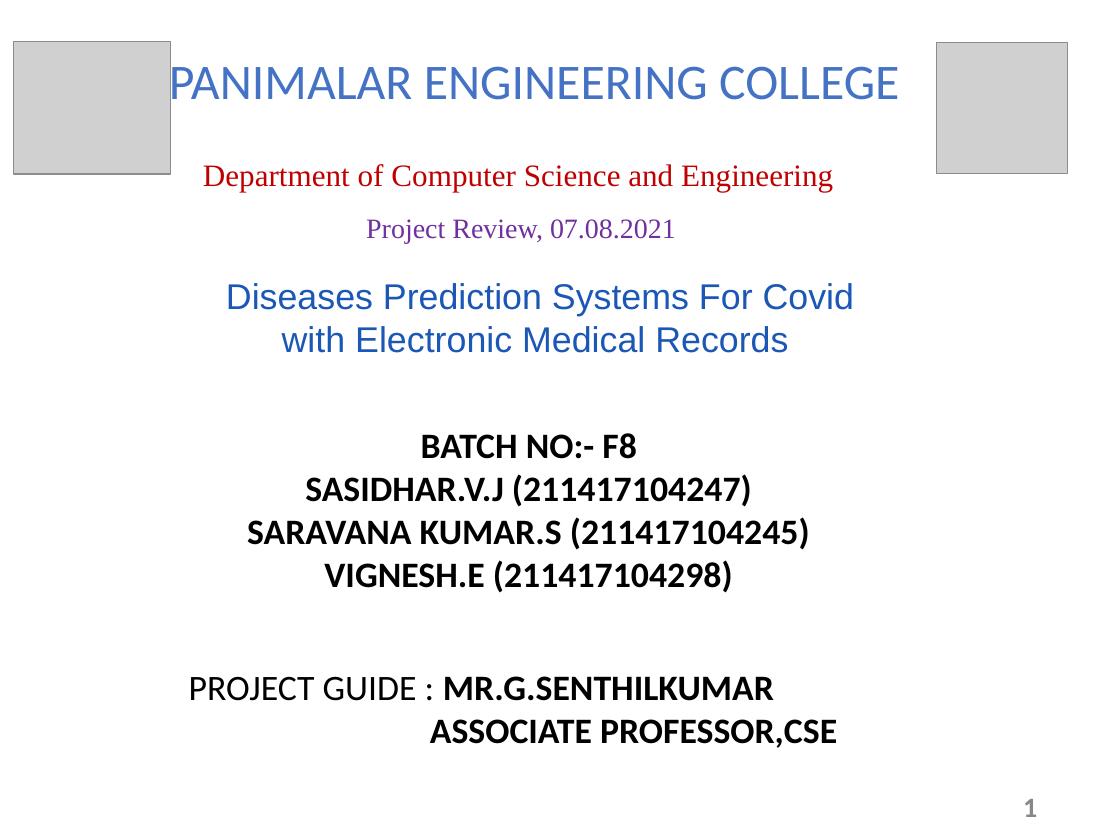
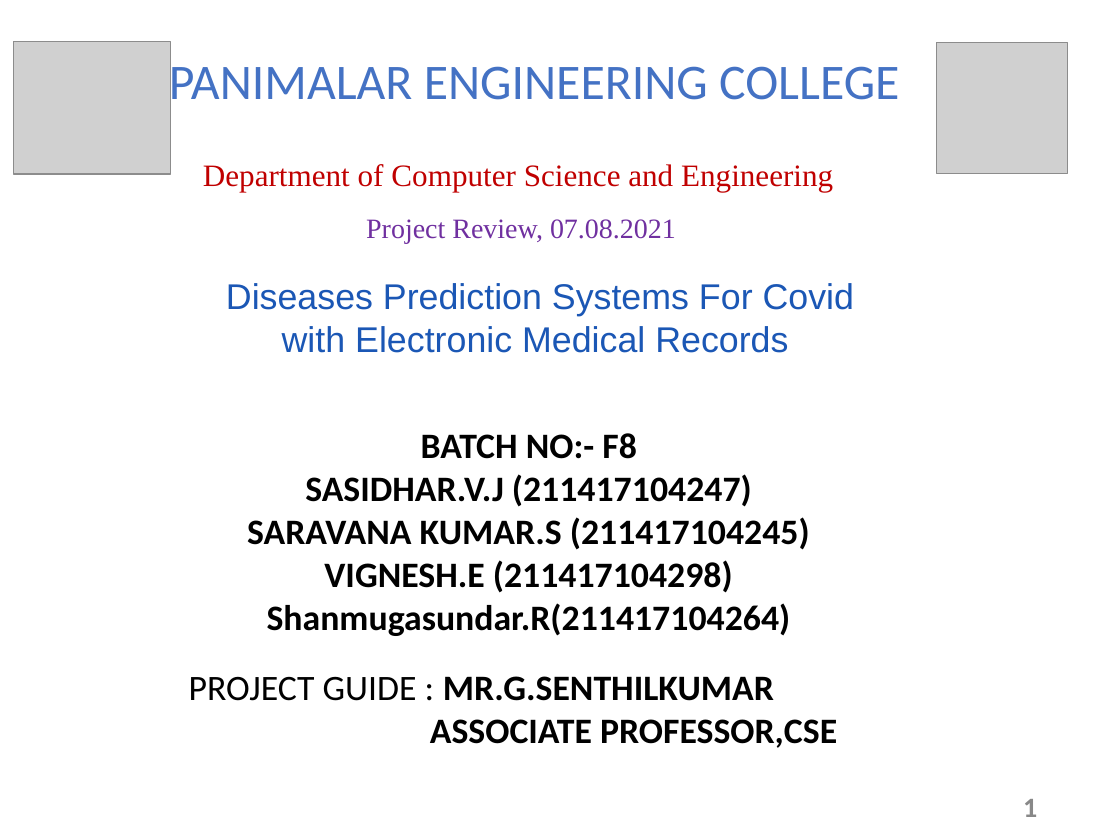
Before and after one commit to Sasi-007/COVID19-EMR, a slide deck: slide 1 of Documents/F8 PPT.pptx. Drawn at 1120x840 pixels with LibreOffice and Linux fonts; fonts in the diff are those of the drawing; grey boxes stand for pictures. Boxes give left, top, right and bottom in pixels: in the first picture for what was removed or moved away, otherwise in the second. Text is boxed around its words. In the diff, an @@ line names an element or a change of style, - is before the commit and + after.

```diff
--- a/Documents/F8 PPT.pptx
+++ b/Documents/F8 PPT.pptx
@@ text at (267, 603, 791, 636): paragraph added @@
+Shanmugasundar.R(211417104264)
```
Also in this commit, not shown: 6 other files.
